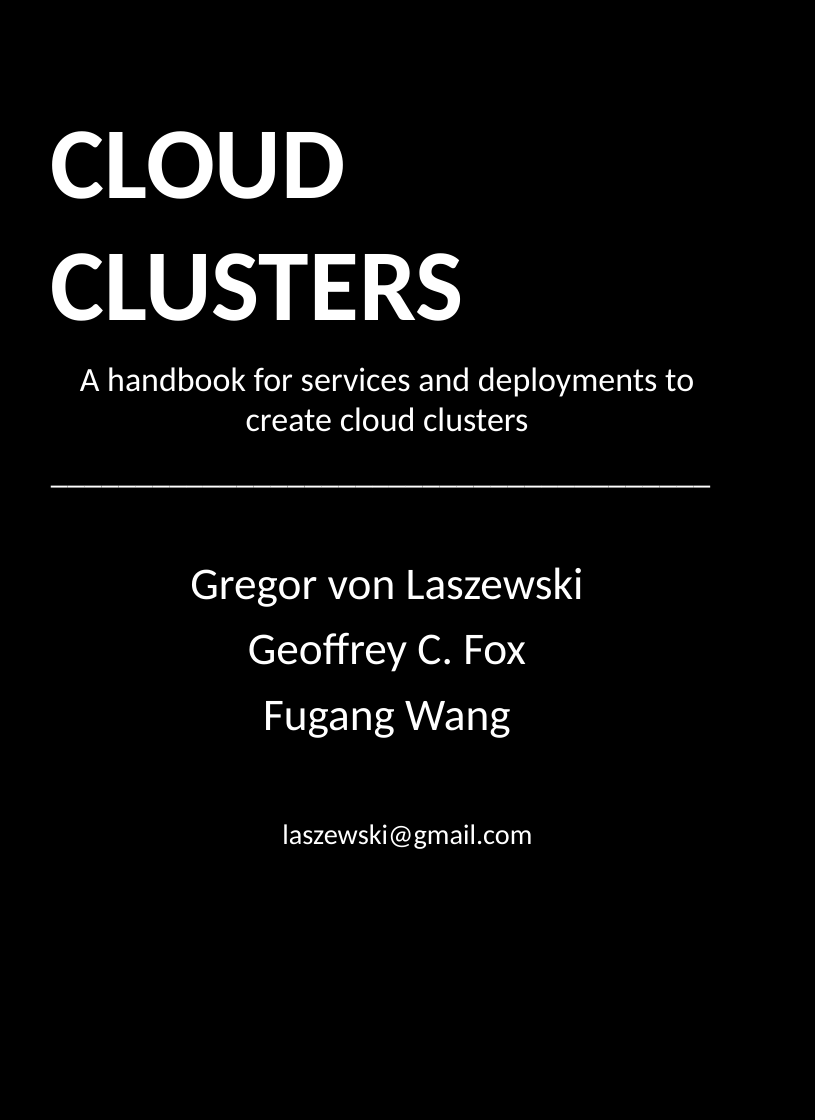
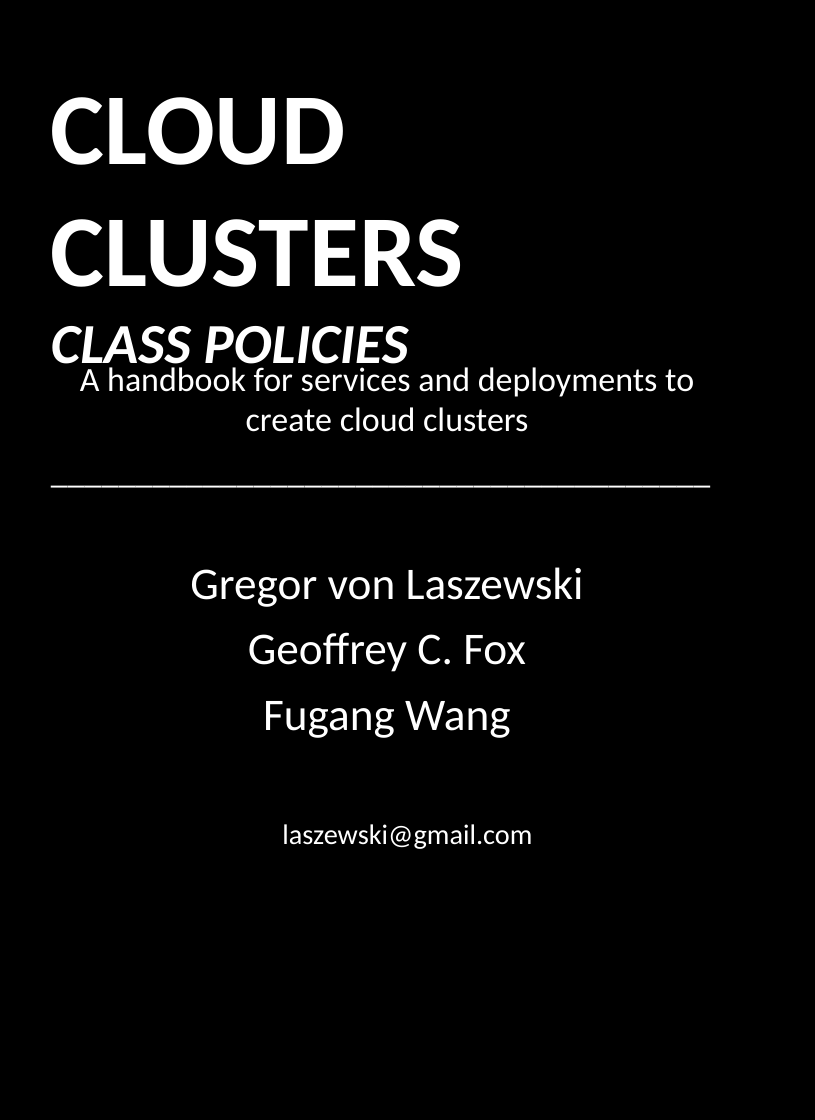
Before and after one commit to cloudmesh-book/book-latex-2018, a slide deck: slide 1 of cloud-clusters/template/cover.pptx. Drawn at 815x1120 pixels with LibreOffice and Linux fonts; fonts in the diff are those of the drawing; background and template pictures are left out. Boxes give left, top, right and bottom in pixels: in the first picture for what was removed or moved away, otherwise in the second. Text is boxed around its words. In the diff, an @@ line names an element or a change of style, - is before the commit and + after.

```diff
--- a/cloud-clusters/template/cover.pptx
+++ b/cloud-clusters/template/cover.pptx
@@ title at <box>51,97,464,376</box>: text changed @@
-CLOUD CLUSTERS
+CLOUD CLUSTERS
+CLASS POLICIES
```
Also in this commit, not shown: 3 other files.
